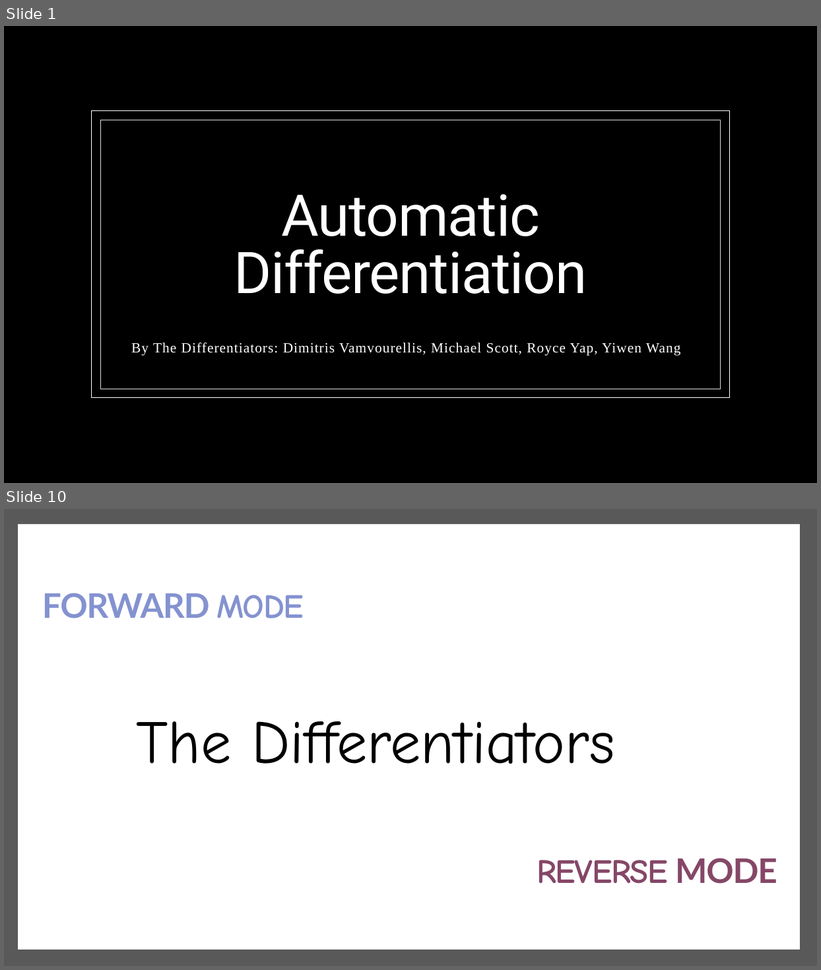
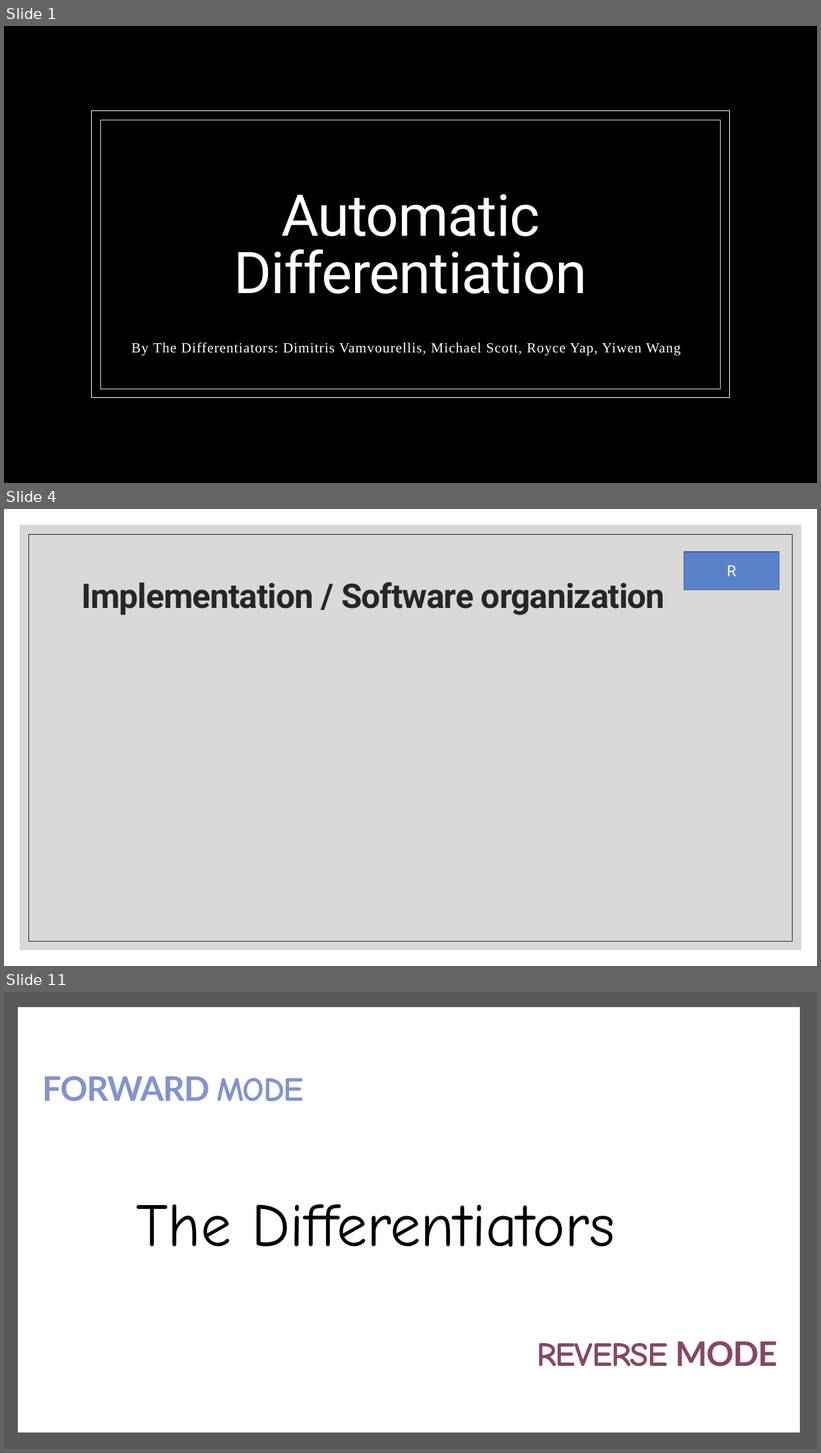
Before and after one commit to the-differentiators/cs207-FinalProject, a slide deck: docs/cs207-presentation.pptx. Shown one above the other, each under a label of ours: slides 1 and 10 before the commit, slides 1, 4 and 11 after it; the slides between them are not shown. The pictures are 821x970 and 821x1453 pixels, drawn with LibreOffice and Linux fonts; fonts in the diff are those of the drawing; background and template pictures are left out. Boxes give left, top, right and bottom in pixels: in the first picture for what was removed or moved away, otherwise in the second. Text is boxed around its words. In the diff, an @@ line names an element or a change of style, - is before the commit and + after.

```diff
--- a/docs/cs207-presentation.pptx
+++ b/docs/cs207-presentation.pptx
@@ slide 4 added at (x1=4, y1=509, x2=817, y2=966), background #FFFFFF @@
@@ rectangle added at (x1=20, y1=525, x2=802, y2=951), fill #BFBFBF at 60% opacity @@
@@ rectangle added at (x1=29, y1=534, x2=793, y2=941), outline #262626 0.5 pt @@
@@ rectangle added at (x1=684, y1=552, x2=780, y2=590), fill #5A82CB, outline #436096 1 pt, 18 pt, text #FFFFFF @@
+R
@@ title added at (x1=81, y1=582, x2=665, y2=615), 40 pt, text #262626, bold @@
+Implementation / Software organization
@@ what was slide 10 is now slide 11 @@
```
Also in this commit, not shown: 8 slides changed, 1 other file.
